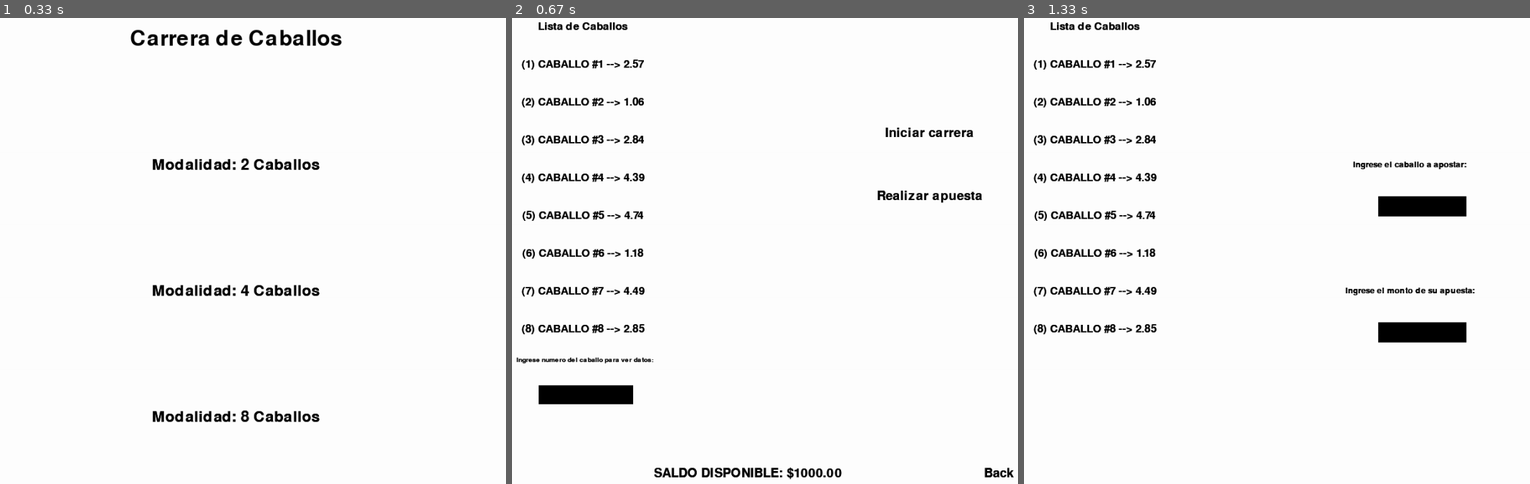
Above: before the commit, frames 1-3 (left to right).
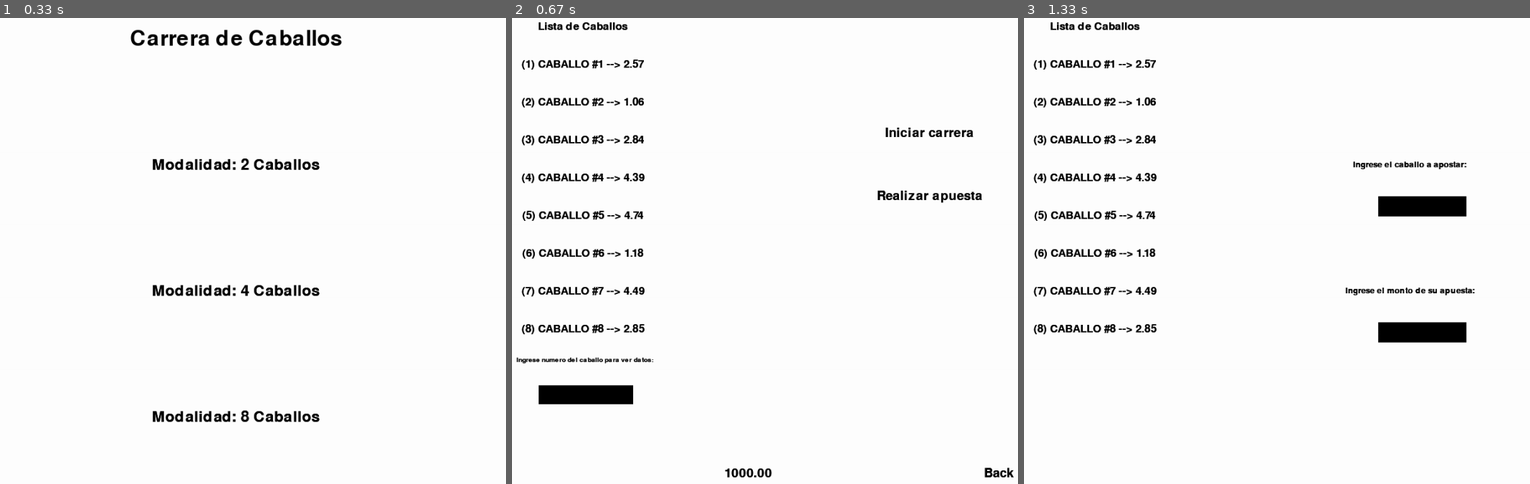
Above: after the commit, the same moments.

Repository: GustavoP512/Menu
Game: pygame game, started from pygame_main.py
Two runs of this game, one before a commit and one after it. Both use one fixed random seed, a clock stepped at 60 frames per second and the inputs below.
Inputs:
- Up to frame 1 (0.33 s): no input
- Up to frame 2 (0.67 s): click "Modalidad: 8 Caballos" at 0.38 s
- Up to frame 3 (1.33 s): click "Realizar apuesta" at 0.72 s

Frame 1 is identical in both runs. In frame 2, 0.5% of the frame differs, in the area x 28-66%, y 96-100%; in frame 3, nothing differs.

Commit message:
Add files via upload

Diff:
--- /dev/null
+++ b/Inputbox.py
@@ -0,0 +1,30 @@
+import pygame as py
+
+class caja():
+
+    def __init__(self, x, y, w, h, color_active, color_inactive, font, active):
+        self.x_pos=x
+        self.y_pos=y
+        self.color_active=color_active
+        self.color_inactive=color_inactive
+        self.color=color_inactive
+        self.font=font
+        self.w=w
+        self.h=h
+        self.active=active
+        self.rect=py.Rect(x, y, w, h)
+
+    def activar(self, event):
+        if self.rect.collidepoint(event.pos):
+            self.active=True
+        else: self.active=False
+
+    def cambia_color(self):
+        if self.active:
+            self.color=self.color_active
+        else: self.color=self.color_inactive
+
+    def dibujar(self, screen, user_text):
+        py.draw.rect(screen, self.color, self.rect)
+        text_surface = self.font.render(user_text, True, (255, 255, 255))
+        screen.blit(text_surface, (self.rect.x+5, self.rect.y+5))
--- a/clases_juego.py
+++ b/clases_juego.py
@@ -10,7 +10,7 @@
         return apuesta
 
     def mostrar_saldo(self):
-        texto=f'SALDO DISPONIBLE: ${self.saldo:.2f}'
+        texto=f'{self.saldo:.2f}'
         return texto
 
 
--- /dev/null
+++ b/funciones_tkinter.py
@@ -0,0 +1,33 @@
+import tkinter as tk
+from tkinter import messagebox
+
+
+def text_info(mensaje):
+    root=tk.Tk()
+
+    root.withdraw()
+
+    messagebox.showinfo('Mensaje', mensaje)
+
+    root.destroy()
+
+
+def confirmacion(mensaje):
+    root=tk.Tk()
+
+    root.withdraw()
+
+    respuesta=messagebox.askyesno("Confirmacion", mensaje)
+    root.destroy()
+    return respuesta
+
+
+
+def text_error(mensaje):
+    root=tk.Tk()
+
+    root.withdraw()
+
+    messagebox.showerror('Error', mensaje)
+
+    root.destroy()
